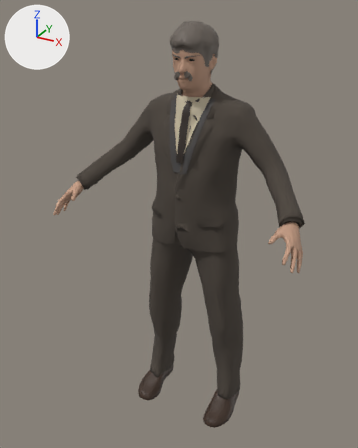
An edit to the glTF model assets/models/ashby_standing.glb, drawn before and after from the same camera.
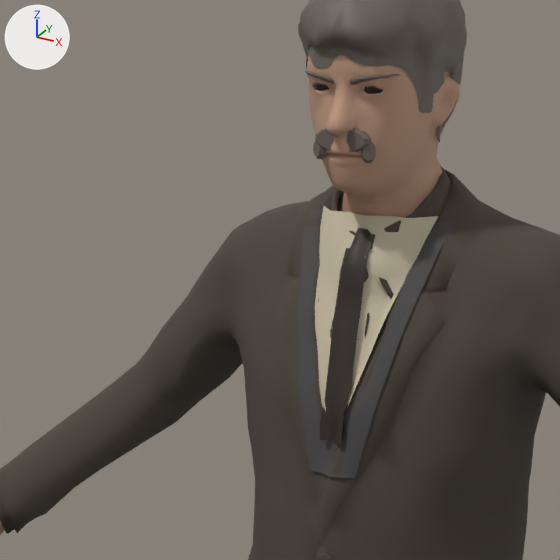
Each version appears first whole from a camera (50 mm lens) standing at (0.907, -1.825, 1.823) and looking at (-0.04, -0.103, 0.962), and next in a close-up on the part from 23% to 69% of the width and 7% to 44% of the height. Lighting does not change. The marker at upper left points along +X, +Y and +Z. The older version's two pictures come first.

The first close-up shows 'ashby_standing_body', 'ashby_standing_hair', 'ashby_standing_moustache', 'ashby_standing_shirt_front', 'ashby_standing_suit' and 2 more.
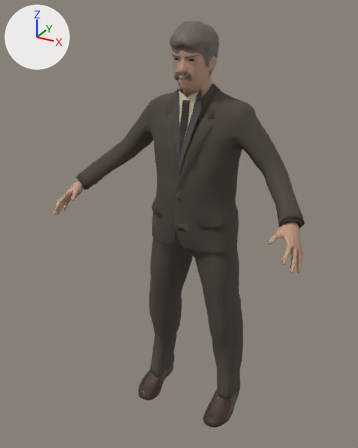
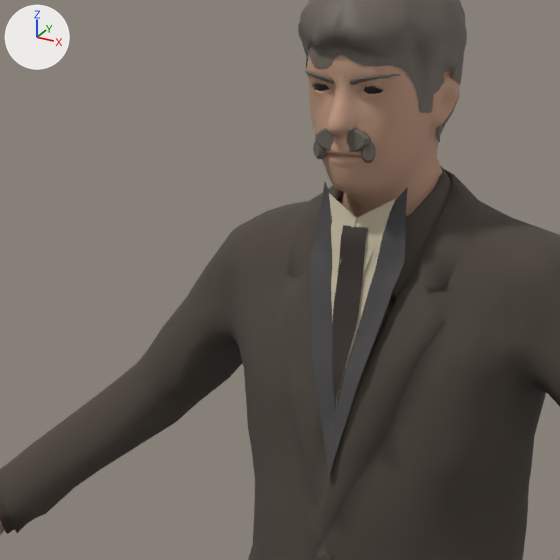
Commit message: Rebuild Ashby models with fitted waistcoats

Changed parts and their boxes (x1, y1, x2, y2) in the close-ups (560 x 560 px):
'ashby_standing_shirt_front', deleted
    before: (298, 206, 456, 478)
    faces in mat_e1919_wool_waistcoat (dark grey #494747): (298, 208, 456, 478)
    faces in mat_e1919_linen (beige #c7bca3): (315, 206, 438, 420)
    faces in mat_e1919_hair_dark (brown #2f251e): (320, 228, 374, 445)
'ashby_standing_waistcoat_v_front', added
    after: (309, 182, 408, 480)
    faces in mat_e1919_wool_waistcoat (dark grey #494747): (309, 182, 408, 480)
    faces in mat_e1919_hair_dark (brown #2f251e): (332, 225, 368, 406)
    faces in mat_e1919_linen (beige #c7bca3): (329, 193, 396, 402)

Edits to the bpy script that builds the scene:
```text
Add me_waistcoat_v_front:
    me_waistcoat_v_front.from_pydata(...)  # 398 vertices, 679 faces; spans x -0.06..0.06, y -0.18..-0.092, z 1.212..1.537
    # faces by material slot: [294, 352, 33]
    me_waistcoat_v_front.materials.append(mat_e1919_wool_waistcoat)  # dark grey #494747
    me_waistcoat_v_front.materials.append(mat_e1919_linen)  # beige #c7bca3
    me_waistcoat_v_front.materials.append(mat_e1919_hair_dark)  # brown #2f251e
Remove ob_ashby_standing_shirt_front:
    ob_ashby_standing_shirt_front = bpy.data.objects.new('ashby_standing_shirt_front', me_shirt_front)
    ob_ashby_standing_shirt_front.location = (0.0, 0.0, 0.0)
Add ob_ashby_standing_waistcoat_v_front:
    ob_ashby_standing_waistcoat_v_front = bpy.data.objects.new('ashby_standing_waistcoat_v_front', me_waistcoat_v_front)
    ob_ashby_standing_waistcoat_v_front.location = (0.0, 0.0, 0.0)
```
